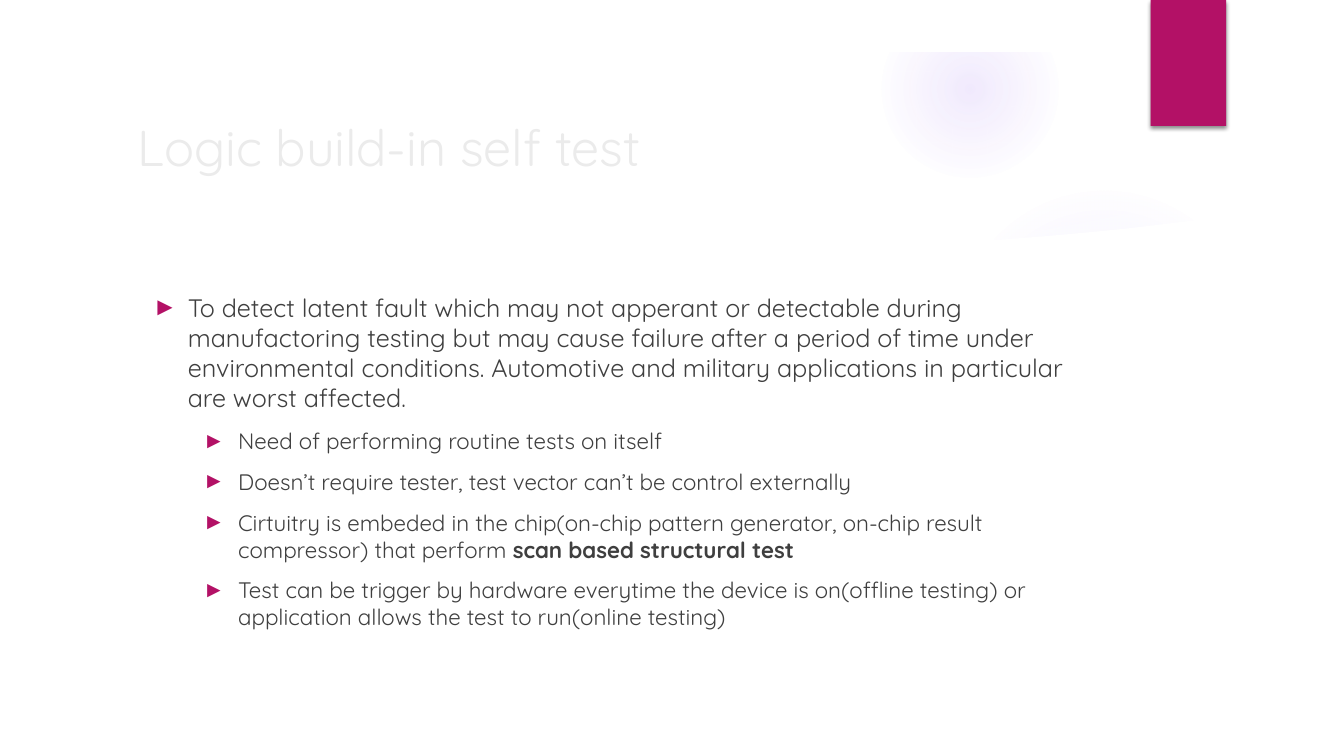
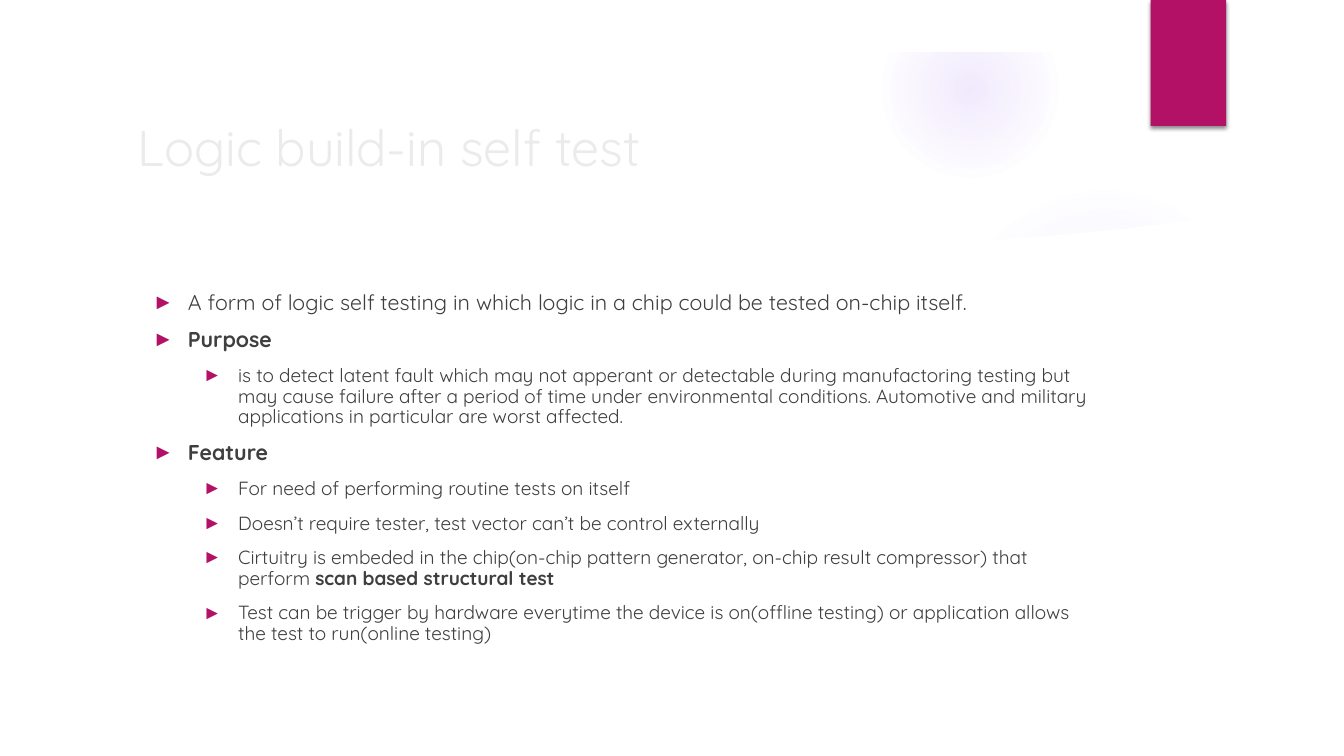
Before and after one commit to nguyenquanicd/VLSITech_Study, a slide deck: slide 6 of DFT_DesignForTest/MBIST_LBIST_Introduction.pptx. Drawn at 1344x756 pixels with LibreOffice and Linux fonts; fonts in the diff are those of the drawing; background and template pictures are left out. Boxes give left, top, right and bottom in pixels: in the first picture for what was removed or moved away, otherwise in the second. Text is boxed around its words. In the diff, an @@ line names an element or a change of style, - is before the commit and + after.

```diff
--- a/DFT_DesignForTest/MBIST_LBIST_Introduction.pptx
+++ b/DFT_DesignForTest/MBIST_LBIST_Introduction.pptx
@@ text at <box>188,294,1087,499</box>: text changed; size 18 to 13.6 pt @@
-► To detect latent fault which may not apperant or detectable during manufactoring testing but may cause failure after a period of time under environmental conditions. Automotive and military applications in particular are worst affected.
-  ► Need of performing routine tests on itself
+► A form of logic self testing in which logic in a chip could be tested on-chip itself.
+► Purpose
+  ► is to detect latent fault which may not apperant or detectable during manufactoring testing but may cause failure after a period of time under environmental conditions. Automotive and military applications in particular are worst affected.
+► Feature
+  ► For need of performing routine tests on itself
@@ text at <box>238,516,1069,644</box>: size 16 to 13.6 pt in "Doesn’t require tester, test vector can’t be ...", "Cirtuitry is embeded in the chip(on-chip pattern ...", "Test can be trigger by hardware everytime ..."; line spacing 1 to 0.9 @@
```
Also in this commit, not shown: 5 other slides changed, 2 slides removed.
